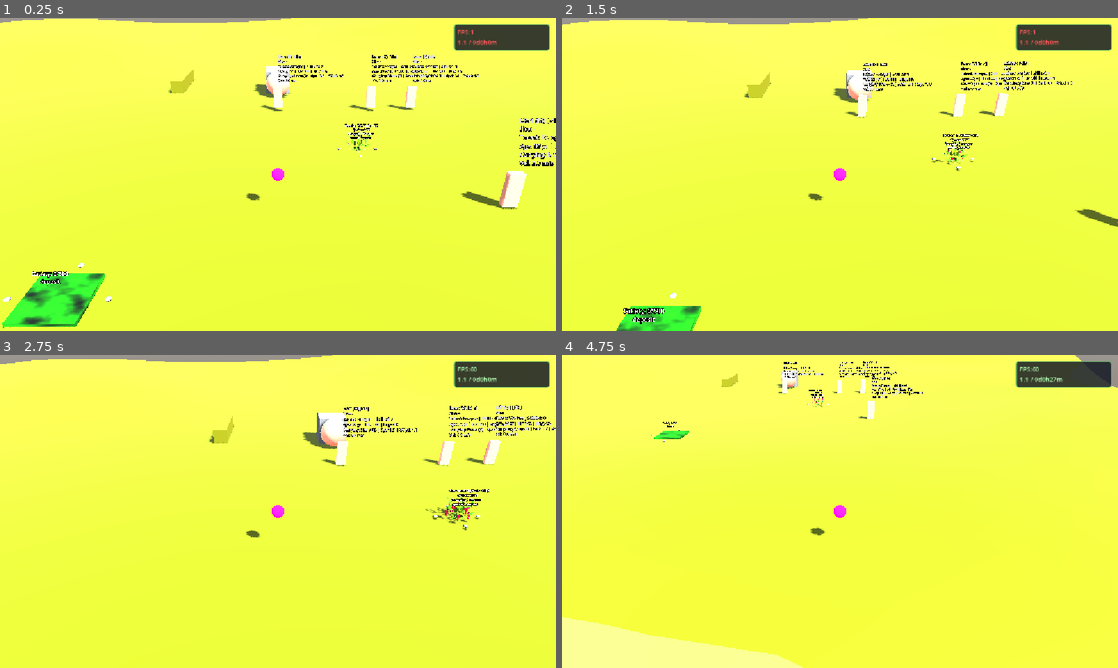
Above: before the commit, frames 1-4 (two rows, left to right).
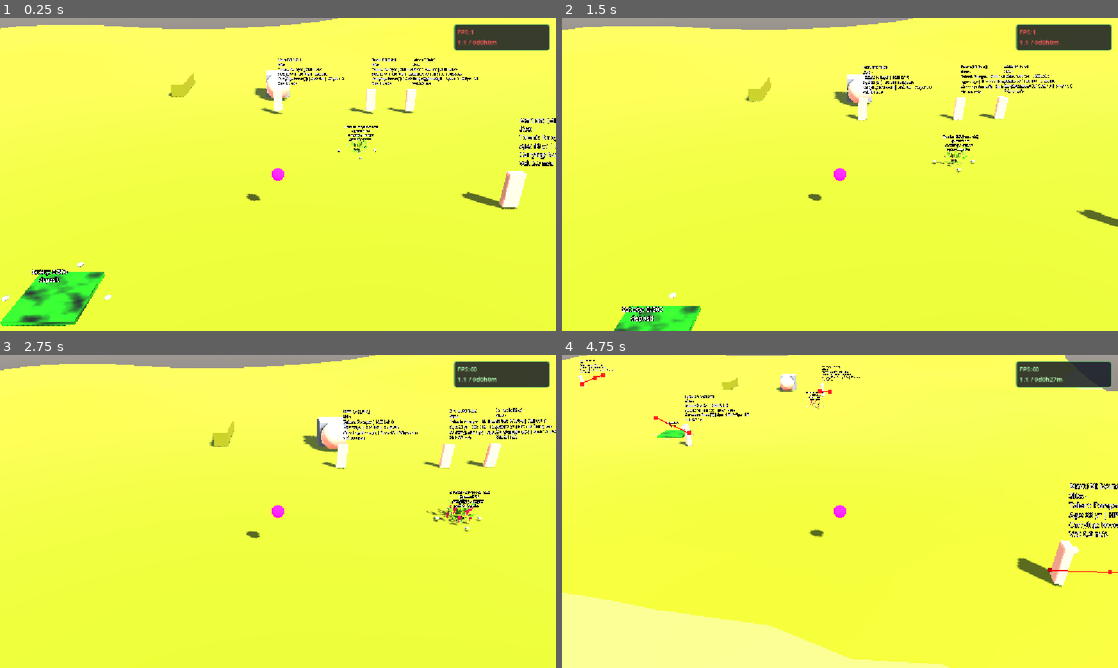
Above: after the commit, the same moments.

Repository: snowydad/Tribe
Game: Godot game, scene res://src/main/main.tscn
Same seed, same stepped clock (60 frames per second), same inputs: the game is played once before the commit and once after it. The project has no main scene, so this scene is started directly.
Inputs (mouse positions are in pixels of both pictures, inside the frame that each line leads up to):
- Up to frame 1 (0.25 s): no input
- Up to frame 2 (1.5 s): tap Enter at 0.5 s; move the mouse to (962, 158) at 0.52 s; tap 0 at 0.6 s; click (962, 158) at 0.67 s; tap Space at 1.25 s; drag from (728, 190) to (812, 237) at 1.27 s
- Up to frame 3 (2.75 s): tap Enter at 2 s; move the mouse to (333, 442) at 2.02 s; tap 2 at 2.1 s; click (333, 442) at 2.17 s
- Up to frame 4 (4.75 s): tap Space at 2.75 s; drag from (812, 574) to (673, 464) at 2.77 s; move the mouse to (1006, 558) at 3.52 s; tap 4 at 3.6 s; click (1006, 558) at 3.67 s; drag from (673, 464) to (756, 433) at 4.27 s

The runs differ from the first frame. In frame 1, 4.3% of the frame differs, in the area x 0-100%, y 0-100%; in frame 2, 3.8%; in frame 3, 4.1%; in frame 4, 7.6%.

Commit message:
Char behavior

Diff:
--- a/src/characters/CharacterData.gd
+++ b/src/characters/CharacterData.gd
@@ -1,4 +1,4 @@
-# ОБНОВЛЕНО: 2026-10-07 — talent XP/speed via talents_skills + xp_talent_multiplier
+# ОБНОВЛЕНО: 2026-10-12 — hunger_work_mult when activity=work
 # ==============================================================================
 # ОБНОВЛЕНО: 2026-10-05 12:05 CEST — hungry: no rest regen, only drain
 # НАЗНАЧЕНИЕ: Ресурс хранения персональных данных, физических статов,
@@ -184,7 +184,7 @@
 # ------------------------------------------------------------------------------
 # ОБРАБОТКА ВРЕМЕНИ И НУЖД
 # ------------------------------------------------------------------------------
-# hunger += hunger_rate  (всегда)
+# hunger += hunger_rate [* hunger_work_mult if work]
 # energy += work_rate | rest_rate (rest только если hunger <= thr)
 # energy += energy_drain_rate  если hunger > thr  (rest не перекрывает)
 # health += health_drain_rate  если energy < thr ИЛИ hunger > thr  (один раз)
@@ -207,6 +207,7 @@
 
 	var max_hp: float = _cfg("max_health", 100.0)
 	var hunger_rate: float = _cfg("hunger_rate", 0.048)
+	var hunger_work_mult: float = _cfg("hunger_work_mult", 1.5)
 	var energy_work_rate: float = _cfg("energy_work_rate", -0.08)
 	var energy_rest_rate: float = _cfg("energy_rest_rate", 0.04)
 	var energy_drain_rate: float = _cfg("energy_drain_rate", -0.03)
@@ -215,8 +216,11 @@
 	var thr_energy: float = _cfg("health_energy_threshold", 10.0)
 	var thr_hunger: float = _cfg("health_hunger_threshold", 90.0)
 
-	# 1) голод
-	hunger = clampf(hunger + hunger_rate * delta, 0.0, 100.0)
+	# 1) голод (на работе быстрее)
+	var h_add: float = hunger_rate
+	if activity == "work":
+		h_add *= hunger_work_mult
+	hunger = clampf(hunger + h_add * delta, 0.0, 100.0)
 
 	# 2) energy: work / rest
 	# При hunger > threshold rest-реген НЕ идёт (иначе +rest сильнее drain → energy=100).
--- a/src/characters/CharacterDecision.gd
+++ b/src/characters/CharacterDecision.gd
@@ -1,6 +1,6 @@
 # ==============================================================================
 # CharacterDecision.gd — решения (eat / deliver / harvest / drop). Движение — host.
-# ОБНОВЛЕНО: 2026-10-12 — EAT promote when hungry (gatherers eat)
+# ОБНОВЛЕНО: 2026-10-12 — idle wander when !has_tasks + rest (step 2)
 # ==============================================================================
 class_name CharacterDecision
 extends RefCounted
@@ -11,10 +11,57 @@
 var _cargo_drop_timer: float = 0.0
 var want_storage_meal: bool = false
 var _idle_check_timer: float = 0.0
+# idle wander (ini: base_stats)
+var idle_wander_delay: float = 3.0
+var wander_rest_min: float = 2.0
+var wander_rest_max: float = 5.0
+var _idle_boredom_t: float = 0.0
+var _wander_rest_t: float = 0.0
+var _wander_cfg_loaded: bool = false
 
 
 func setup(h: CharacterBody3D) -> void:
 	host = h
+	_load_idle_wander_cfg()
+
+
+func _load_idle_wander_cfg() -> void:
+	if _wander_cfg_loaded:
+		return
+	_wander_cfg_loaded = true
+	if not ConfigLoader:
+		return
+	if ConfigLoader.has_method("get_character_value"):
+		idle_wander_delay = float(ConfigLoader.get_character_value("base_stats", "idle_wander_delay", idle_wander_delay))
+		wander_rest_min = float(ConfigLoader.get_character_value("base_stats", "wander_rest_min", wander_rest_min))
+		wander_rest_max = float(ConfigLoader.get_character_value("base_stats", "wander_rest_max", wander_rest_max))
+	elif ConfigLoader.has_method("get_config_value"):
+		idle_wander_delay = float(ConfigLoader.get_config_value("character", "base_stats", "idle_wander_delay", idle_wander_delay))
+		wander_rest_min = float(ConfigLoader.get_config_value("character", "base_stats", "wander_rest_min", wander_rest_min))
+		wander_rest_max = float(ConfigLoader.get_config_value("character", "base_stats", "wander_rest_max", wander_rest_max))
+	if wander_rest_max < wander_rest_min:
+		wander_rest_max = wander_rest_min
+
+
+func _tick_wander_rest(delta: float) -> void:
+	if _wander_rest_t > 0.0:
+		_wander_rest_t = maxf(_wander_rest_t - delta, 0.0)
+
+
+func _try_idle_wander() -> void:
+	# строго: очередь пуста
+	var tm = _tm()
+	if tm and tm.has_tasks():
+		_idle_boredom_t = 0.0
+		return
+	if _wander_rest_t > 0.0:
+		return
+	if host == null or not host.has_method("wander_nearby"):
+		return
+	_idle_boredom_t = 0.0
+	# rest наберётся в IDLE после прогулки (пока MOVING process_idle не тикает)
+	_wander_rest_t = randf_range(wander_rest_min, wander_rest_max)
+	host.wander_nearby()
 
 
 func _data():
@@ -452,6 +499,8 @@
 
 func process_idle(delta: float) -> void:
 	tick_cargo_drop(delta)
+	_load_idle_wander_cfg()
+	_tick_wander_rest(delta)
 
 	# нужда есть → всегда таск EAT (после текущего, без дубля)
 	if should_eat_from_hands() or should_eat_from_storage():
@@ -531,3 +580,14 @@
 				return
 			if knows_harvest():
 				try_work_or_wander_harvest(host.target_harvest)
+
+	# --- idle wander: нет задач + rest вышел ---
+	var tm_idle = _tm()
+	if tm_idle and tm_idle.has_tasks():
+		_idle_boredom_t = 0.0
+		return
+	if _wander_rest_t > 0.0:
+		return
+	_idle_boredom_t += delta
+	if _idle_boredom_t >= idle_wander_delay:
+		_try_idle_wander()
--- a/src/characters/character.gd
+++ b/src/characters/character.gd
@@ -1,6 +1,6 @@
 # ==============================================================================
 # character.gd — FSM, nav, work, drop. Matrix → CharacterDecision.
-# ОБНОВЛЕНО: 2026-10-12 — click storage empty hands → walk WP (not silent IDLE)
+# ОБНОВЛЕНО: 2026-10-12 — wander y>-1, 1 try/frame (no FPS spike)
 # ==============================================================================
 extends CharacterBody3D
 
@@ -71,6 +71,7 @@
 var drop_think_time: float = 2.0
 var wander_radius_min: float = 5.0
 var wander_radius_max: float = 15.0
+var wander_min_y: float = -1.0  # ниже — вода; y > -1 ок (по пояс)
 
 var work_speed: float = 1.0
 var eat_speed: float = 1.0
@@ -115,6 +116,7 @@
 			drop_think_time = float(ConfigLoader.get_character_value("base_stats", "drop_think_time", drop_think_time))
 			wander_radius_min = float(ConfigLoader.get_character_value("base_stats", "wander_radius_min", wander_radius_min))
 			wander_radius_max = float(ConfigLoader.get_character_value("base_stats", "wander_radius_max", wander_radius_max))
+			wander_min_y = float(ConfigLoader.get_character_value("base_stats", "wander_min_y", wander_min_y))
 		elif ConfigLoader.has_method("get_config_value"):
 			speed = float(ConfigLoader.get_config_value("character", "base_stats", "move_speed", speed))
 			work_speed = float(ConfigLoader.get_config_value("character", "base_stats", "work_speed", work_speed))
@@ -130,6 +132,7 @@
 			drop_think_time = float(ConfigLoader.get_config_value("character", "base_stats", "drop_think_time", drop_think_time))
 			wander_radius_min = float(ConfigLoader.get_config_value("character", "base_stats", "wander_radius_min", wander_radius_min))
 			wander_radius_max = float(ConfigLoader.get_config_value("character", "base_stats", "wander_radius_max", wander_radius_max))
+			wander_min_y = float(ConfigLoader.get_config_value("character", "base_stats", "wander_min_y", wander_min_y))
 
 	# Настройка агента и подключение RVO2 Avoidance
 	if nav_agent:
@@ -799,6 +802,13 @@
 
 func _on_movement_finished() -> void:
 	if current_state == State.MOVING:
+		# wander: rest в decision
+		if move_intent == "wander":
+			move_intent = ""
+			current_state = State.IDLE
+			if decision and decision.has_method("on_wander_finished"):
+				decision.on_wander_finished()
+			return
 		# После context drop — think, не work
 		if _awaiting_drop_decide:
 			_begin_drop_think()
@@ -1166,15 +1176,32 @@
 func wander_nearby(radius_min: float = -1.0, radius_max: float = -1.0) -> void:
 	_awaiting_drop_decide = false
 	_drop_think_left = -1.0
-	move_intent = "wander"
 	var rmin: float = wander_radius_min if radius_min < 0.0 else radius_min
 	var rmax: float = wander_radius_max if radius_max < 0.0 else radius_max
 	if rmax < rmin:
 		rmax = rmin
+	# 1 попытка за вызов (не 8×50 персов в тик). Неудача → idle, decision вызовет снова.
 	var r: float = randf_range(rmin, rmax)
 	var a: float = randf() * TAU
-	var dest: Vector3 = global_position + Vector3(cos(a) * r, 0.0, sin(a) * r)
-	dest.y = global_position.y
+	var cand: Vector3 = global_position + Vector3(cos(a) * r, 0.0, sin(a) * r)
+	cand.y = global_position.y
+	var dest: Vector3 = cand
+	if nav_agent:
+		var map_rid: RID = nav_agent.get_navigation_map()
+		if map_rid.is_valid():
+			var on_mesh: Vector3 = NavigationServer3D.map_get_closest_point(map_rid, cand)
+			var pull: float = Vector2(cand.x - on_mesh.x, cand.z - on_mesh.z).length()
+			# y > -1 (вода 0, по пояс ок); pull — не «съехали» в никуда
+			if pull > 2.0 or on_mesh.y <= wander_min_y:
+				# в этом кадре не идём — rest/boredom снова наберёт
+				move_intent = ""
+				return
+			var d_me: float = Vector2(global_position.x - on_mesh.x, global_position.z - on_mesh.z).length()
+			if d_me < 0.5:
+				move_intent = ""
+				return
+			dest = on_mesh
+	move_intent = "wander"
 	_soft_move_to(dest)
 
 
--- a/src/environment/dev_obstacle.tscn
+++ b/src/environment/dev_obstacle.tscn
@@ -1,11 +1,11 @@
 [gd_scene format=3 uid="uid://dmn7620t3d78t"]
 
-[ext_resource type="Material" uid="uid://ck5o04nlff80n" path="res://assets/materials/M_Ground.tres" id="1_r41jo"]
+[ext_resource type="Material" uid="uid://ck5o04nlff80n" path="res://assets/models/M_Ground.tres" id="1_r41jo"]
 
 [sub_resource type="BoxMesh" id="BoxMesh_j07er"]
 
 [sub_resource type="BoxShape3D" id="BoxShape3D_j07er"]
-size = Vector3(1.1210938, 1.0565186, 1.1547241)
+size = Vector3(1.1210938, 1.0565186, 4.597954)
 
 [node name="DevObstacle" type="Node3D" unique_id=1725071813]
 
@@ -20,7 +20,7 @@
 collision_mask = 4
 
 [node name="CollisionShape3D" type="CollisionShape3D" parent="StaticBody3D" unique_id=1976184508]
-transform = Transform3D(1, 0, 0, 0, 1, 0, 0, 0, 4.0591874, 0.0087890625, 0.12524462, 0.0025939941)
+transform = Transform3D(1, 0, 0, 0, 1, 0, 0, 0, 1, 0.0087890625, 0.12524462, -0.029270172)
 shape = SubResource("BoxShape3D_j07er")
 
 [node name="NavigationObstacle3D" type="NavigationObstacle3D" parent="." unique_id=220448576]
--- a/src/main/main.tscn
+++ b/src/main/main.tscn
@@ -56,7 +56,8 @@
 [node name="CameraAnchor" type="Node3D" parent="." unique_id=1779606153]
 transform = Transform3D(1, 0, 0, 0, 0.99999994, 0, 0, 0, 0.99999994, 0, 3, 22.50512)
 script = ExtResource("3_djufw")
-max_zoom = 65.0
+max_zoom = 100.0
+pitch_at_max_zoom = -75.0
 height_offset = 1.0
 bounds_min = Vector2(-90, -90)
 bounds_max = Vector2(90, 90)
Not shown, changed: assets/config/character.ini
